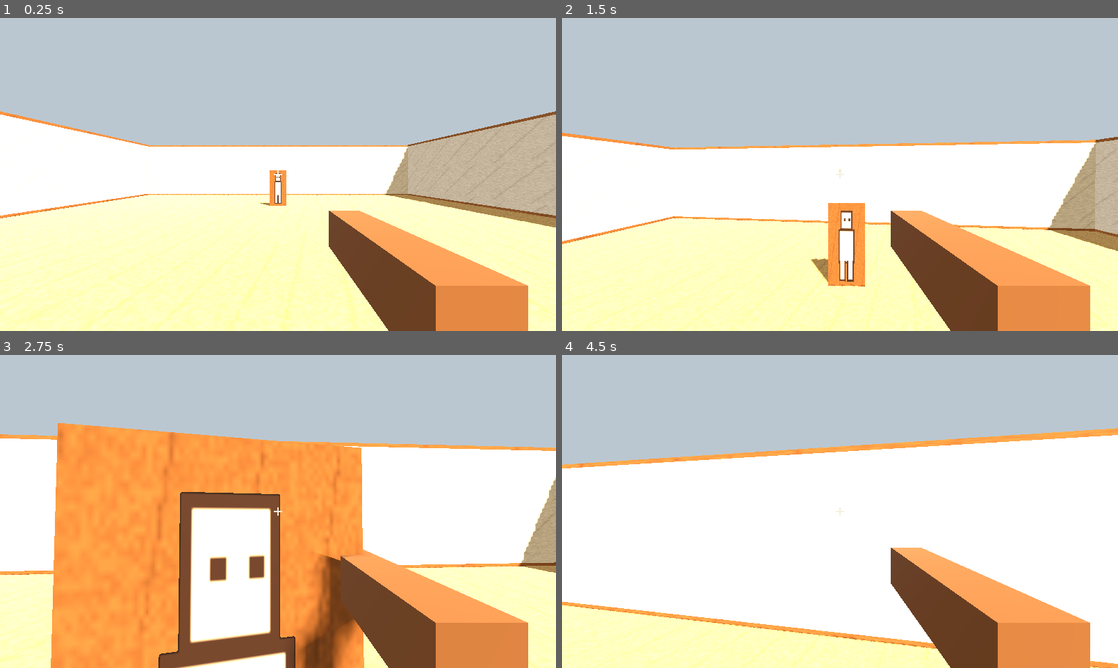
Above: before the commit, frames 1-4 (two rows, left to right).
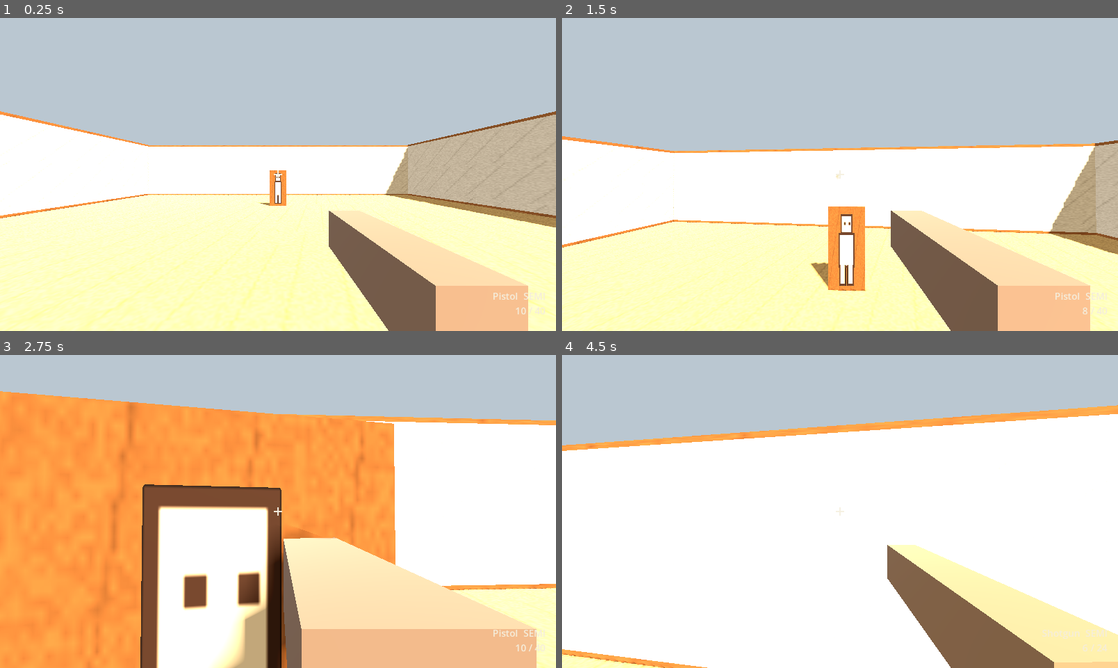
Above: after the commit, the same moments.

Repository: nore-tech/paperstrike
Game: Godot game, scene res://scenes/levels/test_room.tscn
The game is run twice, just before and just after one commit, with the same random seed, the same clock (stepped at 60 frames per second) and the same inputs.
Inputs (mouse positions are in pixels of both pictures, inside the frame that each line leads up to):
- Up to frame 1 (0.25 s): no input
- Up to frame 2 (1.5 s): tap Enter at 0.5 s; move the mouse to (867, 174) at 0.52 s; press the mouse at (867, 174) at 0.53 s; hold W (move_forward) from 0.53 s (still down); tap Space (jump) at 0.77 s; tap Shift (sprint) at 0.8, 1.35 s; move the mouse to (812, 174) at 1.27 s; release the mouse at (812, 174) at 1.28 s; click (812, 174) at 1.42 s
- Up to frame 3 (2.75 s): keep holding W (move_forward); tap Space (jump) at 1.52 s; right-click (250, 511) at 1.55 s; move the mouse to (289, 505) at 2.02 s; hold Right mouse button (aim, bound only after the commit) from 2.03 s (still down); click (289, 505) at 2.17 s; tap 1 (weapon_pistol, bound only after the commit) at 2.3 s
- Up to frame 4 (4.5 s): keep holding W (move_forward); tap Space (jump) at 2.75, 3.02, 3.77 s; move the mouse to (834, 517) at 2.77 s; release Right mouse button (aim, bound only after the commit) at 2.78 s; tap 1 (weapon_pistol, bound only after the commit) at 2.85 s; click (834, 517) at 2.92 s; tap 2 (weapon_rifle, bound only after the commit) at 3.05 s; move the mouse to (878, 514) at 3.52 s; hold 2 (weapon_rifle, bound only after the commit) 3.53-4.28 s; click (878, 514) at 3.67 s; tap 3 (weapon_shotgun, bound only after the commit) at 3.8, 4.35 s; tap R (reload, bound only after the commit) at 4.15 s; move the mouse to (795, 508) at 4.27 s

The runs differ from the first frame. In frame 1, 8.7% of the frame differs, in the area x 59-98%, y 61-100%; in frame 2, 14%; in frame 3, 46%, in the area x 0-100%, y 11-100%; in frame 4, 27%.

Commit message:
Add pistol, rifle, and shotgun on one hitscan weapon.

Diff:
--- /dev/null
+++ b/resources/weapons/pistol.tres
@@ -0,0 +1,31 @@
+[gd_resource type="Resource" script_class="WeaponStats" load_steps=5 format=3]
+
+[ext_resource type="Script" path="res://scripts/weapons/weapon_stats.gd" id="1_stats"]
+[ext_resource type="AudioStream" path="res://audio/sfx/pistol_fire.wav" id="2_fire"]
+[ext_resource type="AudioStream" path="res://audio/sfx/reload.wav" id="3_reload"]
+[ext_resource type="AudioStream" path="res://audio/sfx/empty.wav" id="4_empty"]
+
+[resource]
+script = ExtResource("1_stats")
+display_name = "Pistol"
+damage = 34
+range_meters = 40.0
+rounds_per_second = 4.0
+fire_mode = 0
+magazine_size = 10
+starting_reserve = 40
+reload_seconds = 1.15
+recoil_pitch_degrees = 1.6
+recoil_yaw_degrees = 0.4
+recoil_recovery = 10.0
+hip_spread_degrees = 1.1
+ads_spread_degrees = 0.12
+pellet_count = 1
+ads_fov = 58.0
+ads_time = 0.14
+sway_amount = 0.012
+bob_amount = 0.012
+view_color = Color(0.32, 0.22, 0.16, 1)
+fire_sound = ExtResource("2_fire")
+reload_sound = ExtResource("3_reload")
+empty_sound = ExtResource("4_empty")
--- /dev/null
+++ b/resources/weapons/rifle.tres
@@ -0,0 +1,31 @@
+[gd_resource type="Resource" script_class="WeaponStats" load_steps=5 format=3]
+
+[ext_resource type="Script" path="res://scripts/weapons/weapon_stats.gd" id="1_stats"]
+[ext_resource type="AudioStream" path="res://audio/sfx/rifle_fire.wav" id="2_fire"]
+[ext_resource type="AudioStream" path="res://audio/sfx/reload.wav" id="3_reload"]
+[ext_resource type="AudioStream" path="res://audio/sfx/empty.wav" id="4_empty"]
+
+[resource]
+script = ExtResource("1_stats")
+display_name = "Rifle"
+damage = 16
+range_meters = 55.0
+rounds_per_second = 9.0
+fire_mode = 1
+magazine_size = 30
+starting_reserve = 90
+reload_seconds = 1.7
+recoil_pitch_degrees = 0.55
+recoil_yaw_degrees = 0.28
+recoil_recovery = 12.0
+hip_spread_degrees = 2.4
+ads_spread_degrees = 0.35
+pellet_count = 1
+ads_fov = 50.0
+ads_time = 0.2
+sway_amount = 0.02
+bob_amount = 0.02
+view_color = Color(0.22, 0.24, 0.2, 1)
+fire_sound = ExtResource("2_fire")
+reload_sound = ExtResource("3_reload")
+empty_sound = ExtResource("4_empty")
--- /dev/null
+++ b/resources/weapons/shotgun.tres
@@ -0,0 +1,31 @@
+[gd_resource type="Resource" script_class="WeaponStats" load_steps=5 format=3]
+
+[ext_resource type="Script" path="res://scripts/weapons/weapon_stats.gd" id="1_stats"]
+[ext_resource type="AudioStream" path="res://audio/sfx/shotgun_fire.wav" id="2_fire"]
+[ext_resource type="AudioStream" path="res://audio/sfx/reload.wav" id="3_reload"]
+[ext_resource type="AudioStream" path="res://audio/sfx/empty.wav" id="4_empty"]
+
+[resource]
+script = ExtResource("1_stats")
+display_name = "Shotgun"
+damage = 12
+range_meters = 16.0
+rounds_per_second = 1.1
+fire_mode = 0
+magazine_size = 6
+starting_reserve = 24
+reload_seconds = 2.0
+recoil_pitch_degrees = 3.8
+recoil_yaw_degrees = 0.8
+recoil_recovery = 6.0
+hip_spread_degrees = 7.5
+ads_spread_degrees = 4.0
+pellet_count = 8
+ads_fov = 60.0
+ads_time = 0.22
+sway_amount = 0.01
+bob_amount = 0.015
+view_color = Color(0.4, 0.27, 0.16, 1)
+fire_sound = ExtResource("2_fire")
+reload_sound = ExtResource("3_reload")
+empty_sound = ExtResource("4_empty")
--- a/resources/weapons/sidearm.tres
+++ /dev/null
@@ -1,10 +0,0 @@
-[gd_resource type="Resource" script_class="WeaponStats" load_steps=2 format=3]
-
-[ext_resource type="Script" path="res://scripts/weapons/weapon_stats.gd" id="1_stats"]
-
-[resource]
-script = ExtResource("1_stats")
-display_name = "Sidearm"
-damage = 34
-range_meters = 40.0
-fire_cooldown = 0.18
--- a/scenes/levels/test_room.tscn
+++ b/scenes/levels/test_room.tscn
@@ -1,9 +1,10 @@
-[gd_scene load_steps=5 format=3]
+[gd_scene load_steps=6 format=3]
 
 [ext_resource type="Script" path="res://scripts/levels/test_room.gd" id="1_room"]
 [ext_resource type="PackedScene" path="res://scenes/player/player.tscn" id="2_player"]
 [ext_resource type="PackedScene" path="res://scenes/characters/target_dummy.tscn" id="3_dummy"]
 [ext_resource type="PackedScene" path="res://scenes/ui/crosshair.tscn" id="4_crosshair"]
+[ext_resource type="PackedScene" path="res://scenes/ui/ammo_hud.tscn" id="5_ammo"]
 
 [sub_resource type="Environment" id="Environment_room"]
 background_mode = 1
@@ -40,3 +41,5 @@
 transform = Transform3D(1, 0, 0, 0, 1, 0, 0, 0, 1, 0, 0.8, -4)
 
 [node name="Crosshair" parent="." instance=ExtResource("4_crosshair")]
+
+[node name="AmmoHud" parent="." instance=ExtResource("5_ammo")]
--- /dev/null
+++ b/scenes/ui/ammo_hud.tscn
@@ -0,0 +1,20 @@
+[gd_scene load_steps=2 format=3]
+
+[ext_resource type="Script" path="res://scripts/ui/ammo_hud.gd" id="1_script"]
+
+[node name="AmmoHud" type="CanvasLayer"]
+script = ExtResource("1_script")
+
+[node name="Label" type="Label" parent="."]
+offset_left = -320.0
+offset_top = -96.0
+offset_right = -24.0
+offset_bottom = -20.0
+anchor_left = 1.0
+anchor_top = 1.0
+anchor_right = 1.0
+anchor_bottom = 1.0
+grow_horizontal = 0
+grow_vertical = 0
+text = "—"
+horizontal_alignment = 2
--- a/scenes/weapons/hitscan_weapon.tscn
+++ b/scenes/weapons/hitscan_weapon.tscn
@@ -1,8 +1,7 @@
-[gd_scene load_steps=7 format=3]
+[gd_scene load_steps=6 format=3]
 
 [ext_resource type="Script" path="res://scripts/weapons/hitscan_weapon.gd" id="1_script"]
-[ext_resource type="Resource" path="res://resources/weapons/sidearm.tres" id="2_stats"]
-[ext_resource type="Script" path="res://scripts/presentation/paper_muzzle.gd" id="3_muzzle"]
+[ext_resource type="Script" path="res://scripts/presentation/paper_muzzle.gd" id="2_muzzle"]
 
 [sub_resource type="BoxMesh" id="BoxMesh_edge"]
 size = Vector3(0.1, 0.12, 0.46)
@@ -10,7 +9,6 @@
 [sub_resource type="StandardMaterial3D" id="Mat_edge"]
 albedo_color = Color(0.45, 0.3, 0.18, 1)
 roughness = 0.9
-metallic = 0.0
 
 [sub_resource type="BoxMesh" id="BoxMesh_gun"]
 size = Vector3(0.07, 0.09, 0.4)
@@ -18,31 +16,33 @@
 [sub_resource type="StandardMaterial3D" id="Mat_gun"]
 albedo_color = Color(0.28, 0.2, 0.15, 1)
 roughness = 0.92
-metallic = 0.0
 
 [node name="HitscanWeapon" type="Node3D"]
 script = ExtResource("1_script")
-stats = ExtResource("2_stats")
 
-[node name="Edge" type="MeshInstance3D" parent="."]
+[node name="ViewModel" type="Node3D" parent="."]
+
+[node name="Edge" type="MeshInstance3D" parent="ViewModel"]
 transform = Transform3D(1, 0, 0, 0, 1, 0, 0, 0, 1, 0.22, -0.18, -0.45)
 mesh = SubResource("BoxMesh_edge")
 surface_material_override/0 = SubResource("Mat_edge")
 
-[node name="Body" type="MeshInstance3D" parent="."]
+[node name="Body" type="MeshInstance3D" parent="ViewModel"]
 transform = Transform3D(1, 0, 0, 0, 1, 0, 0, 0, 1, 0.22, -0.18, -0.45)
 mesh = SubResource("BoxMesh_gun")
 surface_material_override/0 = SubResource("Mat_gun")
 
-[node name="MuzzleFlash" type="Node3D" parent="."]
+[node name="MuzzleFlash" type="Node3D" parent="ViewModel"]
 transform = Transform3D(1, 0, 0, 0, 1, 0, 0, 0, 1, 0.22, -0.18, -0.72)
 visible = false
-script = ExtResource("3_muzzle")
+script = ExtResource("2_muzzle")
 
-[node name="MuzzleLight" type="OmniLight3D" parent="."]
+[node name="MuzzleLight" type="OmniLight3D" parent="ViewModel"]
 transform = Transform3D(1, 0, 0, 0, 1, 0, 0, 0, 1, 0.22, -0.18, -0.72)
 visible = false
 light_color = Color(1, 0.9, 0.72, 1)
 light_energy = 2.2
 omni_range = 1.8
-shadow_enabled = false
+
+[node name="Audio" type="AudioStreamPlayer3D" parent="."]
+volume_db = -4.0
--- a/scripts/levels/test_room.gd
+++ b/scripts/levels/test_room.gd
@@ -22,6 +22,9 @@
 	var weapon := get_node_or_null("Player/Camera3D/HitscanWeapon")
 	if weapon != null and weapon.has_signal("hit_registered"):
 		weapon.hit_registered.connect(_on_hit_registered)
+	var hud := get_node_or_null("AmmoHud")
+	if hud != null and weapon != null:
+		hud.bind(weapon)
 
 func _add_block(size: Vector3, position: Vector3, face_normal: Vector3, face: PaperMaterial) -> void:
 	var block := PaperBlock.build(size, face, _edge, face_normal)
--- a/scripts/player/player.gd
+++ b/scripts/player/player.gd
@@ -1,6 +1,10 @@
 extends CharacterBody3D
 
-## First-person body. Owns movement and look. Asks the equipped weapon to fire along the camera ray.
+## First-person body. Owns movement and look. The equipped HitscanWeapon owns firing.
+
+const PISTOL := preload("res://resources/weapons/pistol.tres")
+const RIFLE := preload("res://resources/weapons/rifle.tres")
+const SHOTGUN := preload("res://resources/weapons/shotgun.tres")
 
 @export var walk_speed := 5.0
 @export var sprint_speed := 8.0
@@ -11,24 +15,43 @@
 @onready var _weapon: HitscanWeapon = $Camera3D/HitscanWeapon
 
 var _gravity: float = ProjectSettings.get_setting("physics/3d/default_gravity")
+var _hip_fov := 75.0
+var _look_delta := Vector2.ZERO
+var _applied_recoil_pitch := 0.0
+var _applied_recoil_yaw := 0.0
+var _capture_click := false
+var _trigger_was_down := false
 
 func _ready() -> void:
 	_ensure_input_map()
+	_hip_fov = _camera.fov
 	Input.mouse_mode = Input.MOUSE_MODE_CAPTURED
+	_weapon.equip(PISTOL)
 
 func _unhandled_input(event: InputEvent) -> void:
 	if event.is_action_pressed("ui_cancel"):
 		_toggle_mouse_capture()
 		return
 	if event is InputEventMouseMotion and Input.mouse_mode == Input.MOUSE_MODE_CAPTURED:
-		rotate_y(-event.relative.x * mouse_sensitivity)
-		_camera.rotate_x(-event.relative.y * mouse_sensitivity)
+		var ads := _weapon.ads_blend()
+		var sensitivity := mouse_sensitivity * lerpf(1.0, 0.62, ads)
+		rotate_y(-event.relative.x * sensitivity)
+		_camera.rotate_x(-event.relative.y * sensitivity)
 		_camera.rotation.x = clampf(_camera.rotation.x, deg_to_rad(-89.0), deg_to_rad(89.0))
-	if event.is_action_pressed("fire"):
-		if Input.mouse_mode != Input.MOUSE_MODE_CAPTURED:
-			Input.mouse_mode = Input.MOUSE_MODE_CAPTURED
-		else:
-			_weapon.try_fire(_camera.global_position, -_camera.global_transform.basis.z, [get_rid()])
+		_look_delta += event.relative
+	if event.is_action_pressed("fire") and Input.mouse_mode != Input.MOUSE_MODE_CAPTURED:
+		Input.mouse_mode = Input.MOUSE_MODE_CAPTURED
+		_capture_click = true
+	if Input.mouse_mode != Input.MOUSE_MODE_CAPTURED:
+		return
+	if event.is_action_pressed("weapon_pistol"):
+		_weapon.equip(PISTOL)
+	elif event.is_action_pressed("weapon_rifle"):
+		_weapon.equip(RIFLE)
+	elif event.is_action_pressed("weapon_shotgun"):
+		_weapon.equip(SHOTGUN)
+	elif event.is_action_pressed("reload"):
+		_weapon.start_reload()
 
 func _physics_process(delta: float) -> void:
 	if not is_on_floor():
@@ -38,7 +61,7 @@
 
 	var input_dir := Input.get_vector("move_left", "move_right", "move_forward", "move_back")
 	var direction := (transform.basis * Vector3(input_dir.x, 0.0, input_dir.y)).normalized()
-	var speed := sprint_speed if Input.is_action_pressed("sprint") else walk_speed
+	var speed := sprint_speed if Input.is_action_pressed("sprint") and _weapon.ads_blend() < 0.2 else walk_speed
 	if direction:
 		velocity.x = direction.x * speed
 		velocity.z = direction.z * speed
@@ -46,6 +69,26 @@
 		velocity.x = 0.0
 		velocity.z = 0.0
 	move_and_slide()
+
+func _process(delta: float) -> void:
+	var captured := Input.mouse_mode == Input.MOUSE_MODE_CAPTURED
+	var trigger_down := captured and not _capture_click and Input.is_action_pressed("fire")
+	var trigger_just_pressed := trigger_down and not _trigger_was_down
+	_trigger_was_down = trigger_down
+	_capture_click = false
+	var ads_held := captured and Input.is_action_pressed("aim")
+	_weapon.update(delta, trigger_down, trigger_just_pressed, ads_held, _camera.global_position, -_camera.global_transform.basis.z, [get_rid()], velocity, is_on_floor(), _look_delta)
+	_look_delta = Vector2.ZERO
+	_apply_recoil()
+	_camera.fov = lerpf(_hip_fov, _weapon.stats.ads_fov if _weapon.stats != null else _hip_fov, _weapon.ads_blend())
+
+func _apply_recoil() -> void:
+	var pitch_delta := _weapon.recoil_pitch - _applied_recoil_pitch
+	var yaw_delta := _weapon.recoil_yaw - _applied_recoil_yaw
+	_camera.rotation.x = clampf(_camera.rotation.x + pitch_delta, deg_to_rad(-89.0), deg_to_rad(89.0))
+	rotate_y(yaw_delta)
+	_applied_recoil_pitch = _weapon.recoil_pitch
+	_applied_recoil_yaw = _weapon.recoil_yaw
 
 func _toggle_mouse_capture() -> void:
 	if Input.mouse_mode == Input.MOUSE_MODE_CAPTURED:
@@ -60,7 +103,12 @@
 	_bind_key("move_right", KEY_D)
 	_bind_key("jump", KEY_SPACE)
 	_bind_key("sprint", KEY_SHIFT)
+	_bind_key("reload", KEY_R)
+	_bind_key("weapon_pistol", KEY_1)
+	_bind_key("weapon_rifle", KEY_2)
+	_bind_key("weapon_shotgun", KEY_3)
 	_bind_mouse("fire", MOUSE_BUTTON_LEFT)
+	_bind_mouse("aim", MOUSE_BUTTON_RIGHT)
 
 func _bind_key(action: String, keycode: Key) -> void:
 	if not InputMap.has_action(action):
--- /dev/null
+++ b/scripts/ui/ammo_hud.gd
@@ -0,0 +1,29 @@
+extends CanvasLayer
+
+## Reads the equipped weapon. Does not change ammo itself.
+
+@onready var _label: Label = $Label
+
+var _weapon: HitscanWeapon
+
+func _ready() -> void:
+	_label.add_theme_font_size_override("font_size", 22)
+	_label.add_theme_color_override("font_color", Color(0.96, 0.93, 0.86))
+	_label.horizontal_alignment = HORIZONTAL_ALIGNMENT_RIGHT
+
+func bind(weapon: HitscanWeapon) -> void:
+	if _weapon != null and _weapon.ammo_changed.is_connected(_on_ammo_changed):
+		_weapon.ammo_changed.disconnect(_on_ammo_changed)
+	_weapon = weapon
+	if not weapon.ammo_changed.is_connected(_on_ammo_changed):
+		weapon.ammo_changed.connect(_on_ammo_changed)
+	_on_ammo_changed(weapon.magazine, weapon.reserve)
+
+func _on_ammo_changed(magazine: int, reserve_ammo: int) -> void:
+	if _weapon == null or _weapon.stats == null:
+		_label.text = ""
+		return
+	var mode := "AUTO" if _weapon.stats.fire_mode == WeaponStats.FireMode.AUTO else "SEMI"
+	_label.text = "%s  %s\n%d / %d" % [_weapon.stats.display_name, mode, magazine, reserve_ammo]
+	if _weapon.is_reloading():
+		_label.text += "\nreloading"
--- a/scripts/weapons/hitscan_weapon.gd
+++ b/scripts/weapons/hitscan_weapon.gd
@@ -1,43 +1,185 @@
 class_name HitscanWeapon
 extends Node3D
 
-## Fires a camera-aligned hitscan shot. Does not decide how a target reacts beyond calling take_damage.
+## One hitscan firearm. Stats, ammo, recoil, spread, and ADS all come from the equipped WeaponStats.
 
 signal fired
 signal hit_registered(collider: Object, damage: int, point: Vector3, normal: Vector3)
+signal reloaded
+signal ammo_changed(magazine: int, reserve: int)
 
 @export var stats: WeaponStats
 
-@onready var _muzzle_flash: Node3D = $MuzzleFlash
-@onready var _muzzle_light: OmniLight3D = $MuzzleLight
+@onready var _view: Node3D = $ViewModel
+@onready var _muzzle_flash: Node3D = $ViewModel/MuzzleFlash
+@onready var _muzzle_light: OmniLight3D = $ViewModel/MuzzleLight
+@onready var _audio: AudioStreamPlayer3D = $Audio
+
+var magazine := 0
+var reserve := 0
+var recoil_pitch := 0.0
+var recoil_yaw := 0.0
 
 var _cooldown := 0.0
-
-func _process(delta: float) -> void:
+var _reloading := false
+var _reload_left := 0.0
+var _ads := 0.0
+var _empty_latched := false
+var _rng := RandomNumberGenerator.new()
+var _bob_time := 0.0
+var _sway_pitch := 0.0
+var _sway_yaw := 0.0
+var _move_speed := 0.0
+
+func _ready() -> void:
+	_rng.randomize()
+	if stats != null:
+		equip(stats)
+
+func equip(next_stats: WeaponStats) -> void:
+	stats = next_stats
+	magazine = stats.magazine_size
+	reserve = stats.starting_reserve
+	_cooldown = 0.0
+	_reloading = false
+	_reload_left = 0.0
+	_ads = 0.0
+	recoil_pitch = 0.0
+	recoil_yaw = 0.0
+	_empty_latched = false
+	_tint_view()
+	ammo_changed.emit(magazine, reserve)
+
+func is_reloading() -> bool:
+	return _reloading
+
+func ads_blend() -> float:
+	return _ads
+
+func start_reload() -> void:
+	if stats == null or _reloading:
+		return
+	if magazine >= stats.magazine_size or reserve <= 0:
+		return
+	_reloading = true
+	_reload_left = stats.reload_seconds
+	_play(stats.reload_sound)
+	ammo_changed.emit(magazine, reserve)
+
+func update(delta: float, trigger_down: bool, trigger_just_pressed: bool, ads_held: bool, origin: Vector3, direction: Vector3, exclude: Array[RID], velocity: Vector3, on_floor: bool, look_delta: Vector2) -> void:
+	if stats == null:
+		return
 	_cooldown = maxf(0.0, _cooldown - delta)
-
-func try_fire(origin: Vector3, direction: Vector3, exclude: Array[RID]) -> void:
-	if stats == null or _cooldown > 0.0:
-		return
+	_move_speed = Vector2(velocity.x, velocity.z).length()
+	_update_ads(delta, ads_held)
+	_update_recoil(delta)
+	_update_view(delta, look_delta, on_floor)
+	_update_reload(delta)
+	if not trigger_down:
+		_empty_latched = false
+	if _reloading:
+		return
+	var wants_shot := trigger_just_pressed if stats.fire_mode == WeaponStats.FireMode.SEMI else trigger_down
+	if not wants_shot or _cooldown > 0.0:
+		return
+	if magazine <= 0:
+		if not _empty_latched:
+			_empty_latched = true
+			_play(stats.empty_sound)
+			ammo_changed.emit(magazine, reserve)
+		return
+	_fire(origin, direction, exclude)
+
+func _fire(origin: Vector3, direction: Vector3, exclude: Array[RID]) -> void:
 	var aim := direction.normalized()
 	if aim.is_zero_approx():
 		return
-	_cooldown = stats.fire_cooldown
+	magazine -= 1
+	_cooldown = stats.seconds_per_round()
+	_add_recoil()
 	_show_muzzle_flash()
+	_play(stats.fire_sound)
 	fired.emit()
+	ammo_changed.emit(magazine, reserve)
 	var space := get_world_3d().direct_space_state
 	if space == null:
 		return
-	var query := PhysicsRayQueryParameters3D.create(origin, origin + aim * stats.range_meters)
-	query.exclude = exclude
-	var result := space.intersect_ray(query)
-	if result.is_empty():
-		return
-	var collider: Object = result.collider
-	var damage := stats.damage
-	hit_registered.emit(collider, damage, result.position, result.normal)
-	if collider.has_method("take_damage"):
-		collider.take_damage(damage)
+	var pellets := maxi(1, stats.pellet_count)
+	for _pellet in pellets:
+		var shot_dir := _spread_direction(aim)
+		var query := PhysicsRayQueryParameters3D.create(origin, origin + shot_dir * stats.range_meters)
+		query.exclude = exclude
+		var result := space.intersect_ray(query)
+		if result.is_empty():
+			continue
+		var collider: Object = result.collider
+		hit_registered.emit(collider, stats.damage, result.position, result.normal)
+		if collider.has_method("take_damage"):
+			collider.take_damage(stats.damage)
+
+func _spread_direction(aim: Vector3) -> Vector3:
+	var degrees := lerpf(stats.hip_spread_degrees, stats.ads_spread_degrees, _ads)
+	degrees *= 1.0 + _move_speed * 0.04
+	if degrees <= 0.01:
+		return aim
+	var limit := deg_to_rad(degrees)
+	var yaw := _rng.randf_range(-limit, limit)
+	var pitch := _rng.randf_range(-limit, limit)
+	var up := Vector3.UP
+	var side := aim.cross(up)
+	if side.length_squared() < 0.0001:
+		side = Vector3.RIGHT
+	side = side.normalized()
+	var raised := aim.cross(side).normalized()
+	return (aim + side * tan(yaw) + raised * tan(pitch)).normalized()
+
+func _add_recoil() -> void:
+	recoil_pitch += deg_to_rad(stats.recoil_pitch_degrees)
+	var yaw_kick := deg_to_rad(stats.recoil_yaw_degrees)
+	recoil_yaw += _rng.randf_range(-yaw_kick, yaw_kick)
+
+func _update_recoil(delta: float) -> void:
+	var blend := 1.0 - exp(-stats.recoil_recovery * delta)
+	recoil_pitch = lerpf(recoil_pitch, 0.0, blend)
+	recoil_yaw = lerpf(recoil_yaw, 0.0, blend)
+
+func _update_ads(delta: float, ads_held: bool) -> void:
+	var target := 1.0 if ads_held else 0.0
+	var speed := 1.0 / maxf(stats.ads_time, 0.05)
+	_ads = move_toward(_ads, target, speed * delta)
+
+func _update_reload(delta: float) -> void:
+	if not _reloading:
+		return
+	_reload_left -= delta
+	if _reload_left > 0.0:
+		return
+	var need := stats.magazine_size - magazine
+	var taken := mini(need, reserve)
+	magazine += taken
+	reserve -= taken
+	_reloading = false
+	reloaded.emit()
+	ammo_changed.emit(magazine, reserve)
+
+func _update_view(delta: float, look_delta: Vector2, on_floor: bool) -> void:
+	var ads_scale := 1.0 - _ads * 0.75
+	var sway := stats.sway_amount * ads_scale
+	var target_yaw := -look_delta.x * sway * 0.015
+	var target_pitch := look_delta.y * sway * 0.015
+	var follow := 1.0 - exp(-10.0 * delta)
+	_sway_yaw = lerpf(_sway_yaw, target_yaw, follow)
+	_sway_pitch = lerpf(_sway_pitch, target_pitch, follow)
+	var bob := Vector3.ZERO
+	if on_floor and _move_speed > 0.4:
+		_bob_time += delta * _move_speed * 1.6
+		var amount := stats.bob_amount * ads_scale
+		bob = Vector3(sin(_bob_time * 0.5) * amount * 0.6, absf(sin(_bob_time)) * amount, 0.0)
+	else:
+		_bob_time = 0.0
+	var ads_pose := Vector3(-0.16, 0.07, 0.1)
+	_view.position = ads_pose * _ads + bob + Vector3(_sway_yaw, _sway_pitch, 0.0)
+	_view.rotation = Vector3(_sway_pitch * 0.6, _sway_yaw * 0.6, _sway_yaw * 0.25)
 
 func _show_muzzle_flash() -> void:
 	_muzzle_flash.visible = true
@@ -50,3 +192,25 @@
 		return
 	_muzzle_flash.visible = false
 	_muzzle_light.visible = false
+
+func _play(stream: AudioStream) -> void:
+	if stream == null:
+		return
+	_audio.stream = stream
+	_audio.play()
+
+func _tint_view() -> void:
+	var body := _view.get_node_or_null("Body") as MeshInstance3D
+	var edge := _view.get_node_or_null("Edge") as MeshInstance3D
+	if body != null:
+		var material := StandardMaterial3D.new()
+		material.albedo_color = stats.view_color
+		material.roughness = 0.92
+		body.set_surface_override_material(0, material)
+		body.scale = Vector3(1.0, 1.0, 1.0 if stats.pellet_count <= 1 else 1.25)
+	if edge != null:
+		var material := StandardMaterial3D.new()
+		material.albedo_color = stats.view_color.lightened(0.25)
+		material.roughness = 0.9
+		edge.set_surface_override_material(0, material)
+		edge.scale = body.scale if body != null else Vector3.ONE
--- a/scripts/weapons/weapon_stats.gd
+++ b/scripts/weapons/weapon_stats.gd
@@ -1,9 +1,32 @@
 class_name WeaponStats
 extends Resource
 
-## Tunable data for one hitscan firearm. Add fields here when a later phase needs ammo or reload.
+## Data for one hitscan firearm. Gameplay code reads this instead of hardcoding a gun.
 
-@export var display_name: String = "Sidearm"
+enum FireMode { SEMI, AUTO }
+
+@export var display_name: String = "Pistol"
 @export var damage: int = 34
 @export var range_meters: float = 40.0
-@export var fire_cooldown: float = 0.18
+@export var rounds_per_second: float = 4.0
+@export var fire_mode: FireMode = FireMode.SEMI
+@export var magazine_size: int = 10
+@export var starting_reserve: int = 40
+@export var reload_seconds: float = 1.2
+@export var recoil_pitch_degrees: float = 1.5
+@export var recoil_yaw_degrees: float = 0.35
+@export var recoil_recovery: float = 9.0
+@export var hip_spread_degrees: float = 1.2
+@export var ads_spread_degrees: float = 0.15
+@export var pellet_count: int = 1
+@export var ads_fov: float = 58.0
+@export var ads_time: float = 0.16
+@export var sway_amount: float = 0.012
+@export var bob_amount: float = 0.014
+@export var view_color: Color = Color(0.28, 0.2, 0.15, 1)
+@export var fire_sound: AudioStream
+@export var reload_sound: AudioStream
+@export var empty_sound: AudioStream
+
+func seconds_per_round() -> float:
+	return 1.0 / maxf(rounds_per_second, 0.1)
Not shown, added: audio/sfx/empty.wav.import
Not shown, added: audio/sfx/pistol_fire.wav.import
Not shown, added: audio/sfx/reload.wav.import
Not shown, added: audio/sfx/rifle_fire.wav.import
Not shown, added: audio/sfx/shotgun_fire.wav.import
Not shown, added: scripts/ui/ammo_hud.gd.uid
Not shown, changed: README.md
Not shown, added: audio/sfx/empty.wav
Not shown, added: audio/sfx/pistol_fire.wav
Not shown, added: audio/sfx/reload.wav
Not shown, added: audio/sfx/rifle_fire.wav
Not shown, added: audio/sfx/shotgun_fire.wav
(and 3 more such lines)
